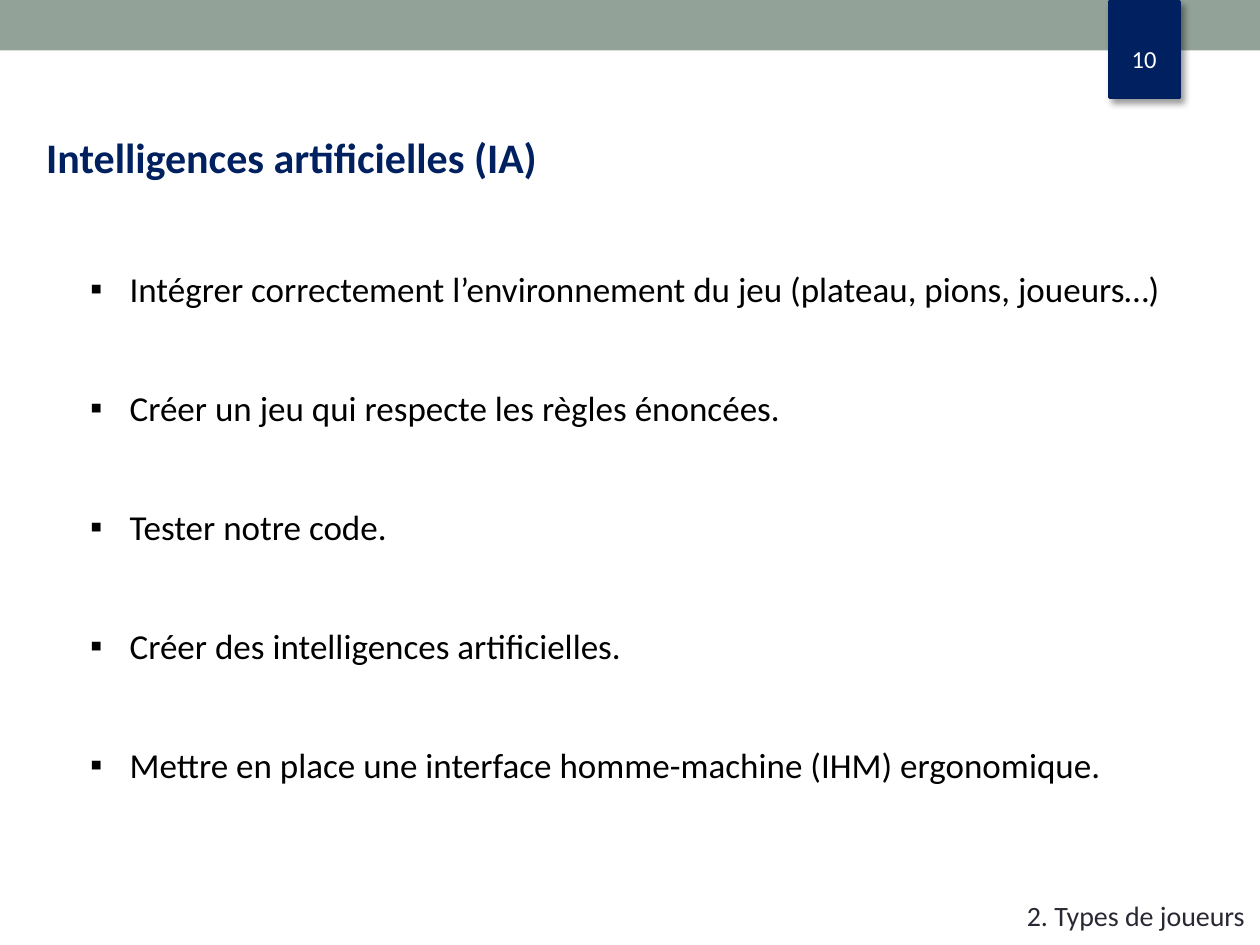
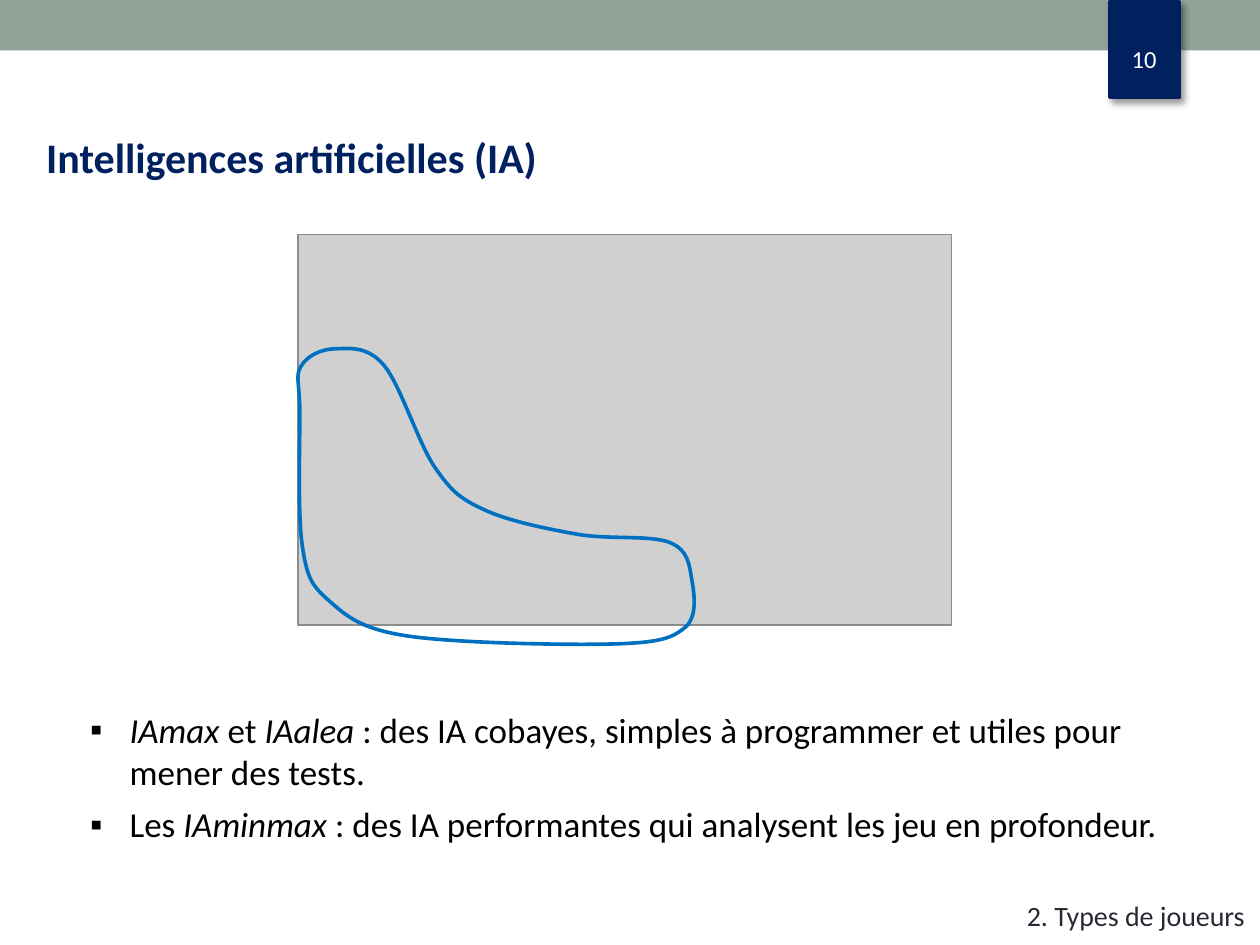
Before and after one commit to dupondth/othello, a slide deck: slide 10 of diapo_oral.pptx. Drawn at 1260x945 pixels with LibreOffice and Linux fonts; fonts in the diff are those of the drawing; grey boxes stand for pictures. Boxes give left, top, right and bottom in pixels: in the first picture for what was removed or moved away, otherwise in the second. Text is boxed around its words. In the diff, an @@ line names an element or a change of style, - is before the commit and + after.

```diff
--- a/diapo_oral.pptx
+++ b/diapo_oral.pptx
@@ picture added at box(297, 234, 951, 625) @@
@@ freeform shape added at box(297, 349, 694, 645), outline #0070C0 2.08 pt @@
@@ text at box(130, 718, 1156, 843): text changed @@
-  ▪ Intégrer correctement l’environnement du jeu (plateau, pions, joueurs…)
-  ▪ Créer un jeu qui respecte les règles énoncées.
-  ▪ Tester notre code.
-  ▪ Créer des intelligences artificielles.
-  ▪ Mettre en place une interface homme-machine (IHM) ergonomique.
+  ▪ IAmax et IAalea : des IA cobayes, simples à programmer et utiles pour mener des tests.
+  ▪ Les IAminmax : des IA performantes qui analysent les jeu en profondeur.
```
Also in this commit, not shown: 6 other slides changed, 1 slide added, 1 slide removed.
